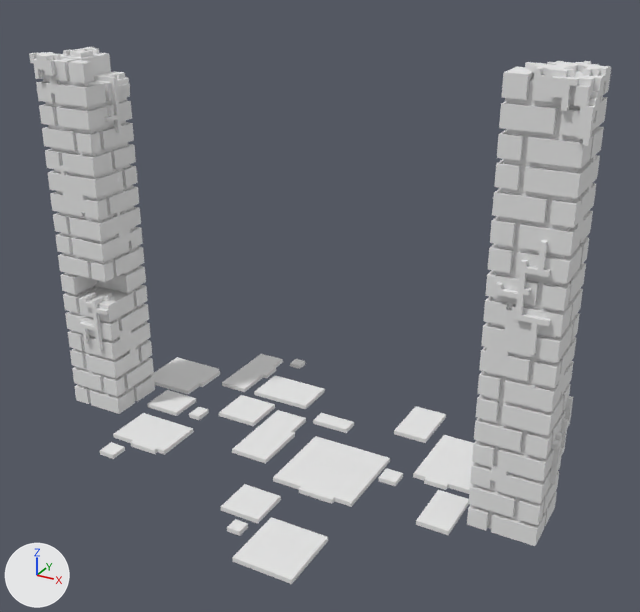
The OBJ model Assets/Models/Portal.obj: old version first, new version second.
Camera for both pictures: a 50 mm camera at (14.95, -8.12, 13.2) aimed at (6.75, 6.79, 5.74). Arrows for +X, +Y and +Z are at lower left; the lights stay in place. Where no turn or scale is listed for an object, it has been applied to the vertices. Vertices at the same position are counted once.

Before the edit, the objects in view are built like this:
```python
me_untitled = bpy.data.meshes.new('Untitled')
me_untitled.from_pydata(...)  # 3150 vertices, 6332 faces; spans x 0.0..12.0, y 2.9..10.6, z 2.0..11.0
me_untitled.materials.append(mat_palette)  # white #e7e7e7
ob_untitled = bpy.data.objects.new('Untitled', me_untitled)
ob_untitled.location = (0.0, 0.0, 0.0)
```
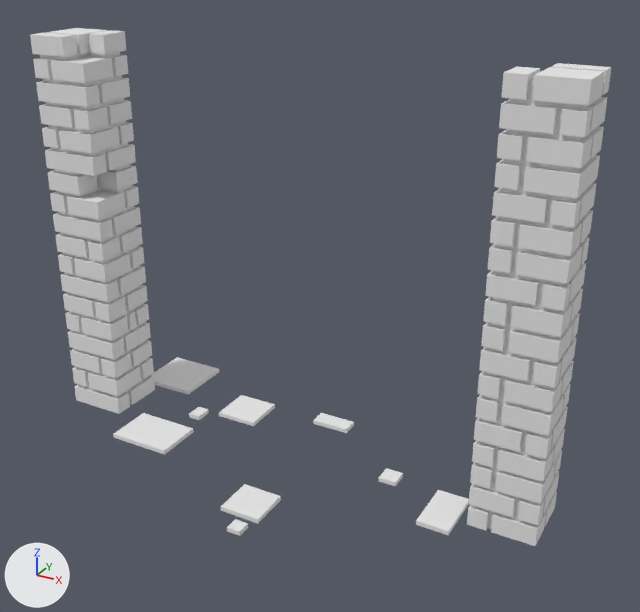
Location of each change, [x1, y1, x2, y2] in pixels of the pictures (640 x 612 px; the box of a moved part takes in the faces that stretch with it):
'Untitled', reshaped: before [29, 47, 611, 584]; after [30, 28, 611, 546]
part 1 of me_untitled, deleted: before [100, 354, 474, 584]
part 2 of me_untitled, moved or reshaped: before [29, 47, 220, 455]; after [30, 28, 155, 414]
part 3 of me_untitled, cut back: before [472, 61, 611, 504]; after [488, 108, 592, 486]

What changed in the scene script:
```text
Change me_untitled:
    used by ob_untitled; location = (0.0, 0.0, 0.0)
    remove me_untitled.from_pydata(...)  # 3150 vertices, 6332 faces; spans x 0.0..12.0, y 2.9..10.6, z 2.0..11.0
    add me_untitled.from_pydata(...)  # 1754 vertices, 3460 faces; spans x 0.1..11.9, y 3.6..9.1, z 2.0..10.9
    me_untitled part 1: 10 loose pieces with 348 vertices, spanning x 1.9..10.3, y 2.9..10.6, z 2.0..2.1, are deleted
    me_untitled part 2: 195 vertices moved from x 0.1..1.5, y 6.1..7.6, z 2.0..10.4 to x 0.1..1.5, y 6.1..7.5, z 2.0..10.9; 861 vertices removed from x 0.0..3.4, y 5.1..9.0, z 2.0..10.5; 340 vertices added at x 0.1..1.5, y 6.1..7.5, z 2.0..10.9
    me_untitled part 3: 530 vertices removed from x 10.4..12.0, y 6.0..7.6, z 2.7..11.0; 19 vertices added at x 10.6..11.9, y 6.1..7.4, z 2.9..10.4
```
